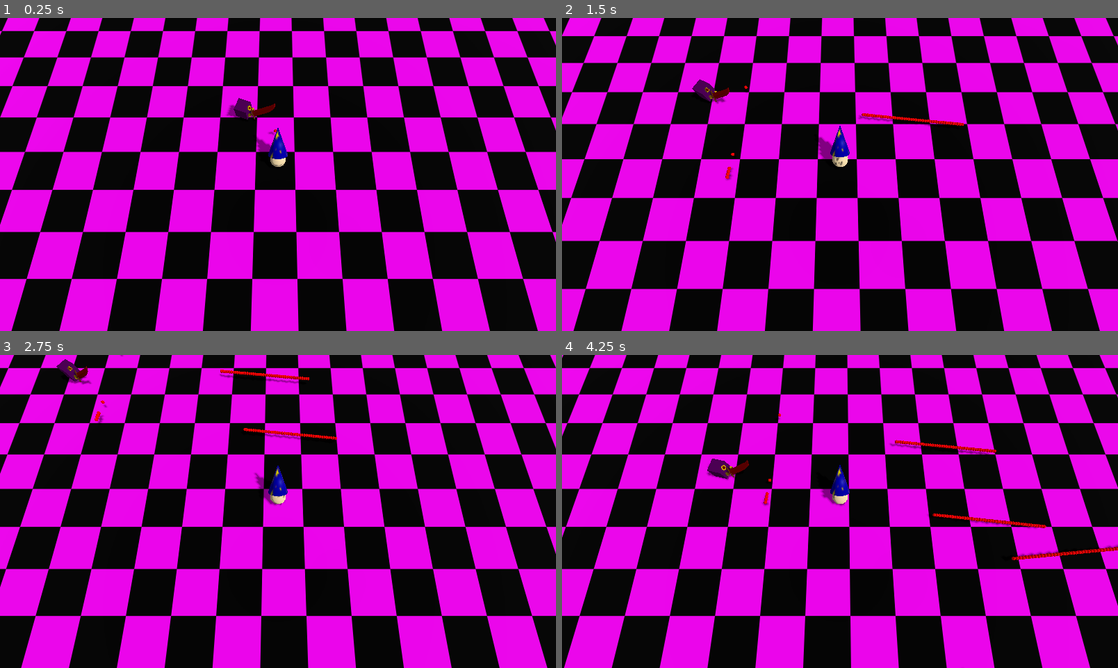
Above: before the commit, frames 1-4 (two rows, left to right).
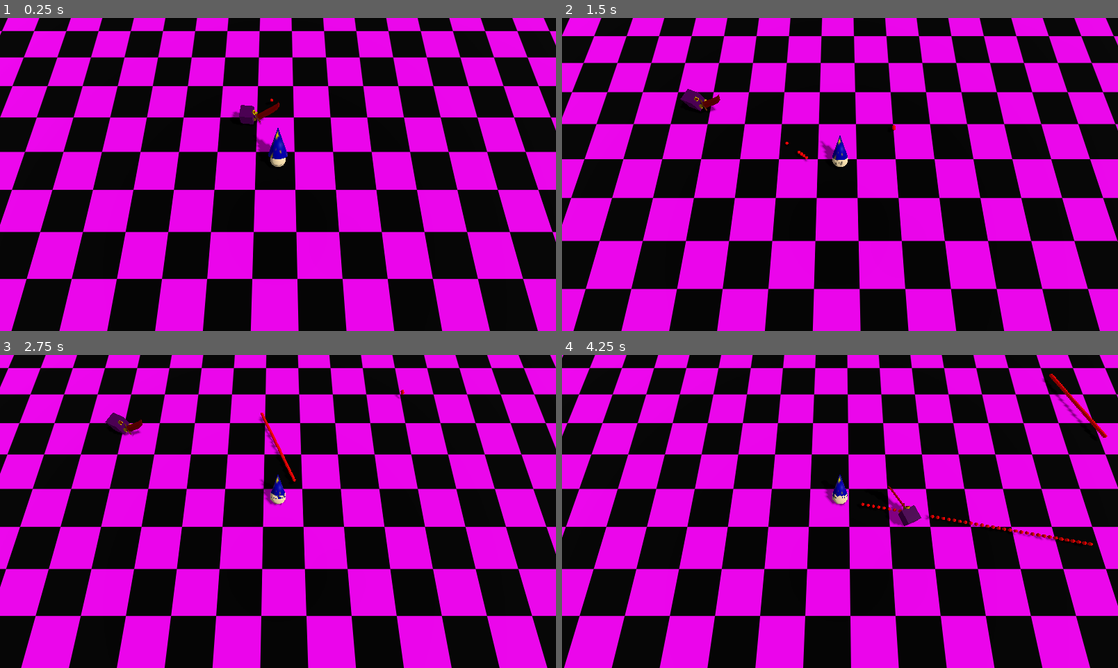
Above: after the commit, the same moments.

Repository: luce-ventress/no-mercy-bgj-2025
Game: Godot game, scene res://Maps/Level1.tscn
Two runs of this game, one before a commit and one after it. Both use one fixed random seed, a clock stepped at 60 frames per second and the inputs below.
Inputs (mouse positions are in pixels of both pictures, inside the frame that each line leads up to):
- Up to frame 1 (0.25 s): no input
- Up to frame 2 (1.5 s): move the mouse to (962, 158) at 0.52 s; press the mouse at (962, 158) at 0.53 s; hold D (player_right) 0.53-1.28 s; move the mouse to (728, 190) at 1.27 s; release the mouse at (728, 190) at 1.28 s; hold S (player_backward) from 1.28 s (still down); click (728, 190) at 1.35 s
- Up to frame 3 (2.75 s): move the mouse to (333, 442) at 2.02 s; release S (player_backward) at 2.03 s; press the mouse at (333, 442) at 2.03 s; hold D (player_right) from 2.03 s (still down)
- Up to frame 4 (4.25 s): move the mouse to (812, 574) at 2.77 s; release D (player_right) at 2.78 s; release the mouse at (812, 574) at 2.78 s; hold W (player_forward) 2.78-3.53 s; click (812, 574) at 2.85 s; move the mouse to (1006, 558) at 3.52 s; press the mouse at (1006, 558) at 3.53 s; hold A (player_left) from 3.53 s (still down)

The runs differ from the first frame. In frame 1, 0.3% of the frame differs, in the area x 40-51%, y 25-38%; in frame 2, 1.1%; in frame 3, 1.4%; in frame 4, 2.2%, in the area x 26-100%, y 6-66%.

Commit message:
shooting at enemies makes them jump back

Diff:
--- a/Scenes/Enemies/MeleeEnemyPawn.tscn
+++ b/Scenes/Enemies/MeleeEnemyPawn.tscn
@@ -1,32 +1,40 @@
-[gd_scene load_steps=6 format=3 uid="uid://buiud1ylj3qrj"]
+[gd_scene load_steps=8 format=3 uid="uid://buiud1ylj3qrj"]
 
 [ext_resource type="Script" uid="uid://dpthrgto3rfda" path="res://Scripts/Enemies/EnemyMovement.gd" id="1_dg6hr"]
 [ext_resource type="PackedScene" uid="uid://d3mim8qfv50tg" path="res://Assets/Meshes/NoMercy_Enemy_Melee.glb" id="2_qta8w"]
 [ext_resource type="Script" uid="uid://bqfqc2x4cf7ue" path="res://Scripts/Enemies/EnemyMeleeSword.gd" id="3_4ci8v"]
+[ext_resource type="Script" uid="uid://doh6lcg3ck5k0" path="res://Scripts/Enemies/EnemyHealth.gd" id="4_ynbeu"]
 
 [sub_resource type="CapsuleShape3D" id="CapsuleShape3D_qta8w"]
 radius = 0.508876
 height = 1.34
 
+[sub_resource type="BoxShape3D" id="BoxShape3D_ynbeu"]
+size = Vector3(0.835, 0.8, 0.84)
+
 [sub_resource type="BoxShape3D" id="BoxShape3D_qta8w"]
 size = Vector3(1.52565, 1.09991, 0.288849)
 
 [node name="MeleeEnemy" type="CharacterBody3D"]
-collision_layer = 3
-collision_mask = 3
 
 [node name="BodyCapsule" type="CollisionShape3D" parent="."]
 transform = Transform3D(1, 0, 0, 0, 1, 0, 0, 0, 1, 0, 0.412149, 0)
 shape = SubResource("CapsuleShape3D_qta8w")
 
-[node name="EnemyMovement" type="Node" parent="."]
-script = ExtResource("1_dg6hr")
-fall_acceleration = 600
-
 [node name="NoMercy_Enemy_Melee" parent="." instance=ExtResource("2_qta8w")]
 transform = Transform3D(1, 0, 0, 0, 1, 0, 0, 0, 1, -0.207304, 0, 0.00357699)
 
+[node name="HitArea" type="Area3D" parent="."]
+transform = Transform3D(1, 0, 0, 0, 1, 0, 0, 0, 1, 0, 0.4, 0)
+collision_layer = 2
+collision_mask = 2
+
+[node name="HitShape" type="CollisionShape3D" parent="HitArea"]
+shape = SubResource("BoxShape3D_ynbeu")
+
 [node name="SwordArea" type="Area3D" parent="."]
+collision_layer = 4
+collision_mask = 4
 script = ExtResource("3_4ci8v")
 pushBack = 10.0
 pushUp = 20.0
@@ -35,4 +43,14 @@
 transform = Transform3D(0.93593, 0, 0.352185, 0, 1, 0, -0.352185, 0, 0.93593, -1.36499, 0.679212, 0.233927)
 shape = SubResource("BoxShape3D_qta8w")
 
+[node name="EnemyHealth" type="Node" parent="."]
+script = ExtResource("4_ynbeu")
+
+[node name="EnemyMovement" type="Node" parent="."]
+script = ExtResource("1_dg6hr")
+speed = 8
+rotationSpeed = 2.0
+
+[connection signal="area_entered" from="HitArea" to="EnemyHealth" method="_on_hit_area_area_entered"]
+[connection signal="area_entered" from="SwordArea" to="SwordArea" method="_on_area_entered"]
 [connection signal="body_entered" from="SwordArea" to="SwordArea" method="_on_body_entered"]
--- a/Scenes/Player/PlayerPawn.tscn
+++ b/Scenes/Player/PlayerPawn.tscn
@@ -21,6 +21,8 @@
 
 [node name="HitArea" type="Area3D" parent="."]
 transform = Transform3D(1, 0, 0, 0, 1, 0, 0, 0, 1, 0, 0.5, 0)
+collision_layer = 4
+collision_mask = 4
 
 [node name="HitShape" type="CollisionShape3D" parent="HitArea"]
 shape = SubResource("SphereShape3D_3kofw")
@@ -34,7 +36,6 @@
 
 [node name="PlayerMovement" type="Node" parent="."]
 script = ExtResource("1_8km1k")
-speed = 10.0
 
 [node name="PlayerShooting" type="Node" parent="."]
 script = ExtResource("3_0l0su")
@@ -43,7 +44,4 @@
 [node name="PlayerHealth" type="Node" parent="."]
 script = ExtResource("5_vtcqr")
 
-[node name="ProjectileSpawnPos" type="Node3D" parent="."]
-transform = Transform3D(1, 0, 0, 0, 1, 0, 0, 0, 1, -1.3981, 0.544613, 0)
-
 [connection signal="area_entered" from="HitArea" to="PlayerHealth" method="_on_hit_area_area_entered"]
--- a/Scenes/Projectiles/ProjectileBase.tscn
+++ b/Scenes/Projectiles/ProjectileBase.tscn
@@ -1,6 +1,7 @@
-[gd_scene load_steps=5 format=3 uid="uid://bax3ulu7c3cic"]
+[gd_scene load_steps=6 format=3 uid="uid://bax3ulu7c3cic"]
 
 [ext_resource type="Script" uid="uid://deahmnhmw0mx7" path="res://Scripts/Projectiles/ProjectileMovement.gd" id="1_4x055"]
+[ext_resource type="Script" uid="uid://i07lecy0mmne" path="res://Scripts/Projectiles/ProjectileBaseScript.gd" id="1_y5et5"]
 
 [sub_resource type="StandardMaterial3D" id="StandardMaterial3D_5d6mi"]
 albedo_color = Color(1, 0, 0, 1)
@@ -14,6 +15,7 @@
 radius = 0.1
 
 [node name="ProjectileBase" type="Node3D"]
+script = ExtResource("1_y5et5")
 
 [node name="MeshInstance3D" type="MeshInstance3D" parent="."]
 mesh = SubResource("SphereMesh_5d6mi")
@@ -22,8 +24,10 @@
 script = ExtResource("1_4x055")
 
 [node name="Area3D" type="Area3D" parent="."]
-collision_layer = 4
-collision_mask = 4
+collision_layer = 2
 
 [node name="CollisionShape3D" type="CollisionShape3D" parent="Area3D"]
 shape = SubResource("SphereShape3D_4x055")
+
+[connection signal="area_entered" from="Area3D" to="." method="_on_area_3d_area_entered"]
+[connection signal="body_entered" from="Area3D" to="." method="_on_area_3d_body_entered"]
--- /dev/null
+++ b/Scripts/Enemies/EnemyHealth.gd
@@ -0,0 +1,6 @@
+extends Node
+
+@onready var movement = owner.get_node("EnemyMovement")
+
+func _on_hit_area_area_entered(area: Area3D) -> void:
+	movement.report_got_hit(2)
--- a/Scripts/Enemies/EnemyMeleeSword.gd
+++ b/Scripts/Enemies/EnemyMeleeSword.gd
@@ -3,22 +3,18 @@
 @export var pushBack: float
 @export var pushUp: float
 
+@onready var movement = owner.get_node("EnemyMovement")
 @onready var PlayerPawn = owner.get_node("%PlayerPawnInstance")
 @onready var MeleeEnemy = owner as CharacterBody3D
 
 func _ready() -> void:
 	pass
 	set_monitoring(true)
-	#set_contact_monitor(true)
-	#set_max_contacts_reported(1)
+
+func on_hit():
+	movement.report_hit_other(pushBack, pushUp)
 
 
-func _on_body_entered(body: Node) -> void:
-	if body == PlayerPawn:
+func _on_area_entered(area: Area3D) -> void:
+	if area.owner == PlayerPawn:
 		on_hit()
-
-func on_hit():
-	var backwards = MeleeEnemy.transform.basis.x.normalized()
-	var pushbackImpulse = (backwards * pushBack) + Vector3(0, pushUp, 0);
-	MeleeEnemy.set_velocity(pushbackImpulse)
-	MeleeEnemy.move_and_slide()
--- a/Scripts/Enemies/EnemyMovement.gd
+++ b/Scripts/Enemies/EnemyMovement.gd
@@ -1,11 +1,13 @@
 extends Node
 
-@export var speed = 50
-@export var rotationSpeed = 3
-@export var fall_acceleration = 96
+@export var speed = 5
+@export var rotationSpeed = 1.5
+@export var fall_acceleration = 600
 
 @onready var characterBody = owner as CharacterBody3D
 @onready var PlayerPawn = owner.get_node("%PlayerPawnInstance") as Node3D
+
+var externalImpulse: Vector3
 
 func _physics_process(delta: float) -> void:
 	var toPlayerDir = characterBody.position.direction_to(PlayerPawn.position).normalized()
@@ -13,7 +15,7 @@
 
 	rotate_towards_player(toPlayerDir, delta)
 
-	var desiredVelocity: Vector3 = toPlayerDir * speed * delta
+	var desiredVelocity: Vector3 = toPlayerDir * speed
 
 	if not characterBody.is_on_floor():
 		desiredVelocity.x = 0
@@ -23,8 +25,19 @@
 	var current_velocity = characterBody.velocity
 	var final_velocity = current_velocity.lerp(desiredVelocity, 0.05)
 
-	characterBody.set_velocity(final_velocity)
+	characterBody.set_velocity(final_velocity + externalImpulse)
 	characterBody.move_and_slide()
+	externalImpulse = Vector3(0, 0, 0)
+
+func report_got_hit(pushBack: float):
+	var backwards = characterBody.transform.basis.x.normalized()
+	var pushbackImpulse = (backwards * pushBack)
+	externalImpulse = pushbackImpulse
+
+func report_hit_other(pushBack: float, pushUp: float):
+	var backwards = characterBody.transform.basis.x.normalized()
+	var pushbackImpulse = (backwards * pushBack) + Vector3(0, pushUp, 0);
+	externalImpulse = pushbackImpulse
 
 func rotate_towards_player(toPlayerDir: Vector3, delta: float):
 	var myForward: Vector3 = (-characterBody.get_global_transform().basis.x).normalized()
--- a/Scripts/Player/PlayerHealth.gd
+++ b/Scripts/Player/PlayerHealth.gd
@@ -5,9 +5,9 @@
 @onready var health_points = player_hat.hat_sizes.size()
 
 func _on_hit_area_area_entered(area: Area3D) -> void:
-	print("hit")
 	player_hat.shrink_hat()
 	health_points -= 1
 	if	(health_points <= 0):
 		print("die")
 		root.remove_child(owner)
+		queue_free()
--- a/Scripts/Player/PlayerMovement.gd
+++ b/Scripts/Player/PlayerMovement.gd
@@ -1,7 +1,7 @@
 extends Node
 
-@export var speed: float = 1
-@export var fall_acceleration = 96
+@export var speed: float = 10
+@export var fall_acceleration = 600
 
 @onready var characterBody = owner as CharacterBody3D
 @onready var playerMesh = owner.get_node("PlayerMesh")
--- a/Scripts/Player/PlayerShooting.gd
+++ b/Scripts/Player/PlayerShooting.gd
@@ -2,17 +2,35 @@
 
 @export var ProjectileScene: PackedScene
 @export var spawn_height: float = 0.5
+@export var spawn_dist: float = 1.5
 
 @onready var root = owner.get_parent()
 @onready var camera = owner.get_node("CameraRoot/Camera3D") as Camera3D
-@onready var projectile_spawn_pos = owner.get_node("ProjectileSpawnPos")
 
 var time_since_last_shot = 0
 var shot_cooldown = 0.01
 
 var current_spawn_pos: Vector3
+var current_spawn_dir: Vector3
 
 func _physics_process(delta: float) -> void:
+	current_spawn_dir = get_mouse_direction()
+	current_spawn_pos = owner.position + current_spawn_dir * spawn_dist + Vector3(0, spawn_height, 0)
+
+func _process(delta: float) -> void:
+	if Input.is_action_pressed("shoot"):
+		var current_time: float = (Time.get_ticks_msec() as float) / 1000.0
+		if current_time > (time_since_last_shot + shot_cooldown):
+			spawn_projectile(current_spawn_pos, current_spawn_dir)
+			time_since_last_shot = current_time
+
+func spawn_projectile(position: Vector3, dir: Vector3):
+	var projectile = ProjectileScene.instantiate()
+	root.add_child(projectile)
+	projectile.set_position(position)
+	projectile.set_projectile_direction(dir)
+
+func get_mouse_direction() -> Vector3:
 	var mouse_position = get_window().get_mouse_position()
 	var pick_normal = camera.project_ray_normal(mouse_position)
 	var pick_origin = camera.project_ray_origin(mouse_position)
@@ -21,21 +39,10 @@
 	params.set_collision_mask(8388608)
 	var state = owner.get_world_3d().direct_space_state
 	var result = state.intersect_ray(params)
-	current_spawn_pos = result.position + Vector3(0, spawn_height, 0)
 
-func _process(delta: float) -> void:
+	if	not result:
+		return Vector3(1, 0, 1)
 
+	var dir = (result.position - owner.position).normalized()
 
-
-
-	if Input.is_action_pressed("shoot"):
-		var current_time: float = (Time.get_ticks_msec() as float) / 1000.0
-		if current_time > (time_since_last_shot + shot_cooldown):
-			spawn_projectile(current_spawn_pos)
-			#projectile_spawn_pos.get_global_position()
-			time_since_last_shot = current_time
-
-func spawn_projectile(position: Vector3):
-	var projectile = ProjectileScene.instantiate()
-	root.add_child(projectile)
-	projectile.set_position(position)
+	return dir
--- /dev/null
+++ b/Scripts/Projectiles/ProjectileBaseScript.gd
@@ -0,0 +1,19 @@
+extends Node
+
+@onready var pMovement = get_node("ProjectileMovement") as Node
+
+func set_projectile_direction(dir: Vector3):
+	pMovement.set_projectile_direction(dir)
+
+
+func _on_area_3d_body_entered(body: Node3D) -> void:
+	var parent = get_parent()
+	if parent:
+		parent.remove_child.call_deferred(self)
+		queue_free()
+
+func _on_area_3d_area_entered(area: Area3D) -> void:
+	var parent = get_parent()
+	if parent:
+		parent.remove_child.call_deferred(self)
+		queue_free()
--- a/Scripts/Projectiles/ProjectileMovement.gd
+++ b/Scripts/Projectiles/ProjectileMovement.gd
@@ -1,11 +1,15 @@
 extends Node
 
-@export var speed: float = 1
+@export var speed: float = 10
 
 @onready var characterBody = owner as CharacterBody3D
 @onready var projectileRoot = owner as Node3D
 
+var projectileDirection: Vector3 = Vector3(1, 0, 0)
+
 func _physics_process(delta: float) -> void:
-	var desiredVelocity: Vector3 = Vector3(1, 0, 1)
+	var desiredVelocity: Vector3 = projectileDirection * speed
+	projectileRoot.position += desiredVelocity * delta
 
-	projectileRoot.position += desiredVelocity * delta
+func set_projectile_direction(dir: Vector3):
+	projectileDirection = dir
Not shown, added: Scripts/Enemies/EnemyHealth.gd.uid
Not shown, added: Scripts/Projectiles/ProjectileBaseScript.gd.uid
